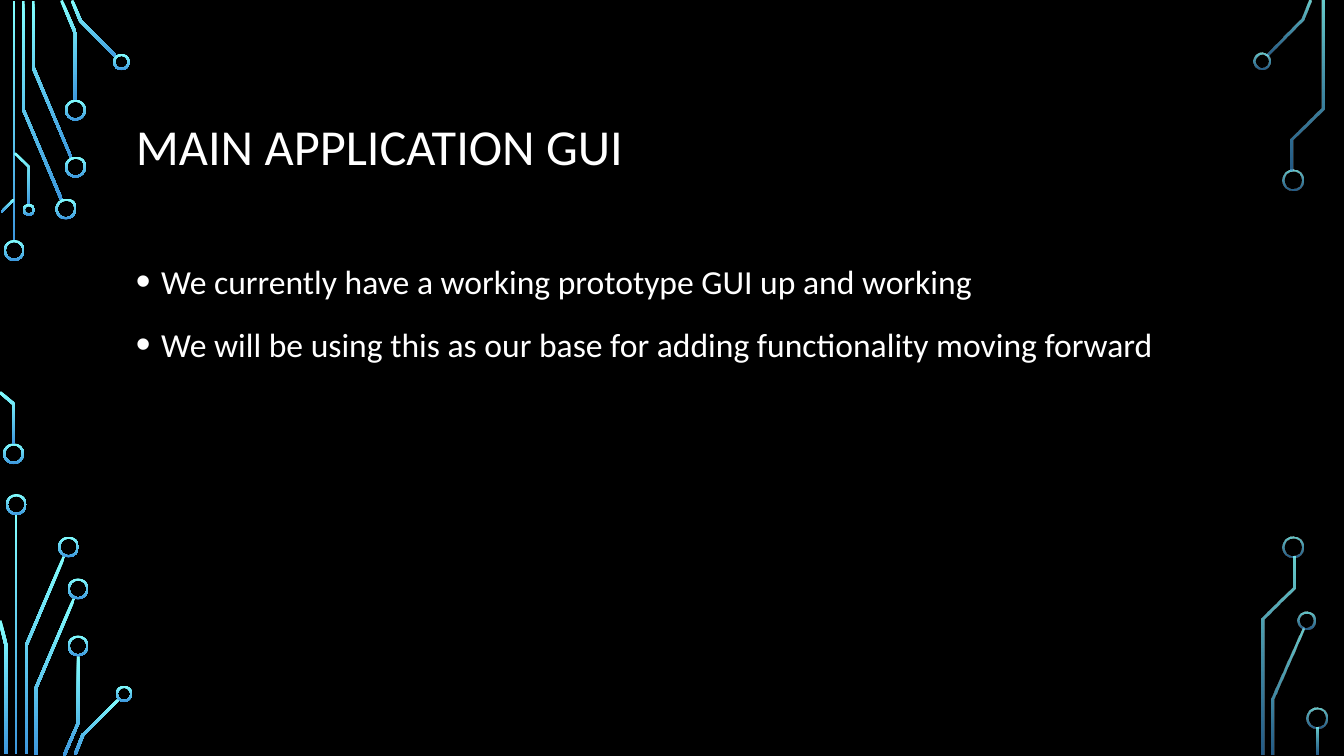
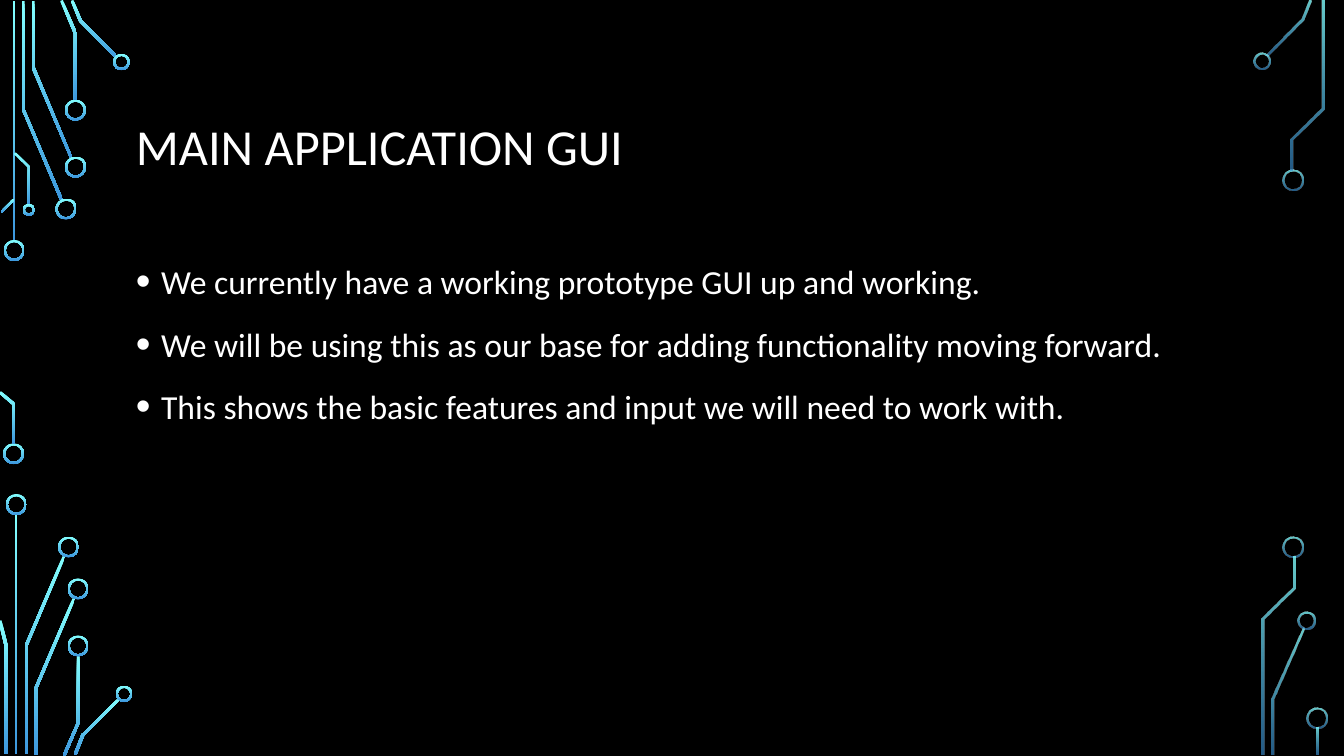
Before and after one commit to frozenNodak/InventoryManagement491, a slide deck: slide 7 of Inventory Management System demo draft.pptx. Drawn at 1344x756 pixels with LibreOffice and Linux fonts; fonts in the diff are those of the drawing; background and template pictures are left out. Boxes give left, top, right and bottom in pixels: in the first picture for what was removed or moved away, otherwise in the second. Text is boxed around its words. In the diff, an @@ line names an element or a change of style, - is before the commit and + after.

```diff
--- a/Inventory Management System demo draft.pptx
+++ b/Inventory Management System demo draft.pptx
@@ text at [161, 270, 1161, 425]: text changed @@
-• We currently have a working prototype GUI up and working
-• We will be using this as our base for adding functionality moving forward
+• We currently have a working prototype GUI up and working.
+• We will be using this as our base for adding functionality moving forward.
+• This shows the basic features and input we will need to work with.
```
Also in this commit, not shown: 6 other slides changed.
